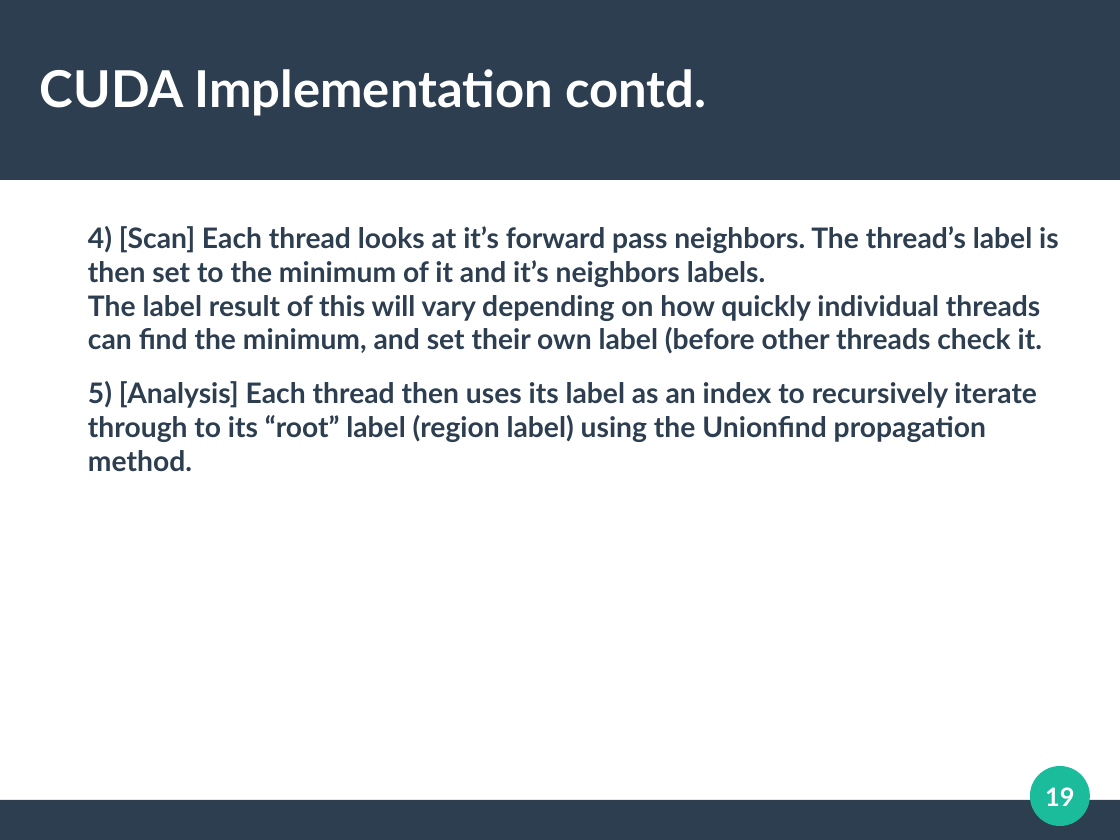
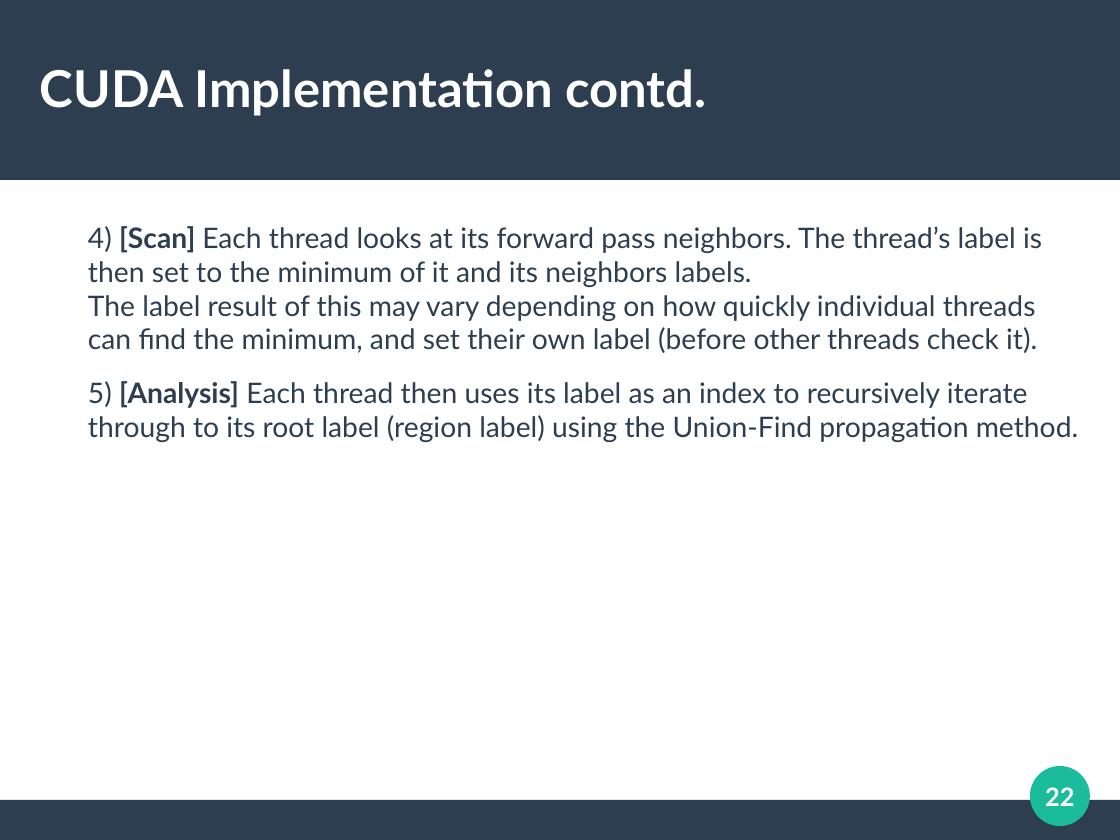
Before and after one commit to cycraig/ConnectedComponentsLabelling, a slide deck: slide 22 of presentation/Presentation.odp (slide 19 before the commit). Drawn at 1120x840 pixels with LibreOffice and Linux fonts; fonts in the diff are those of the drawing. Boxes give left, top, right and bottom in pixels: in the first picture for what was removed or moved away, otherwise in the second. Text is boxed around its words. In the diff, an @@ line names an element or a change of style, - is before the commit and + after.

```diff
--- a/presentation/Presentation.odp
+++ b/presentation/Presentation.odp
@@ text at box(88, 226, 1078, 442): text changed; bold off @@
-4) [Scan] Each thread looks at it’s forward pass neighbors. The thread’s label is then set to the minimum of it and it’s neighbors labels.
-The label result of this will vary depending on how quickly individual threads can find the minimum, and set their own label (before other threads check it.
-5) [Analysis] Each thread then uses its label as an index to recursively iterate through to its “root” label (region label) using the Unionfind propagation method.
+4) [Scan] Each thread looks at its forward pass neighbors. The thread’s label is then set to the minimum of it and its neighbors labels.
+The label result of this may vary depending on how quickly individual threads can find the minimum, and set their own label (before other threads check it).
+5) [Analysis] Each thread then uses its label as an index to recursively iterate through to its root label (region label) using the Union-Find propagation method.
@@ page number at box(1045, 787, 1074, 806): text changed @@
-19
+22
```
Also in this commit, not shown: 26 other slides changed, 4 slides added, 1 slide removed, 4 other files.
